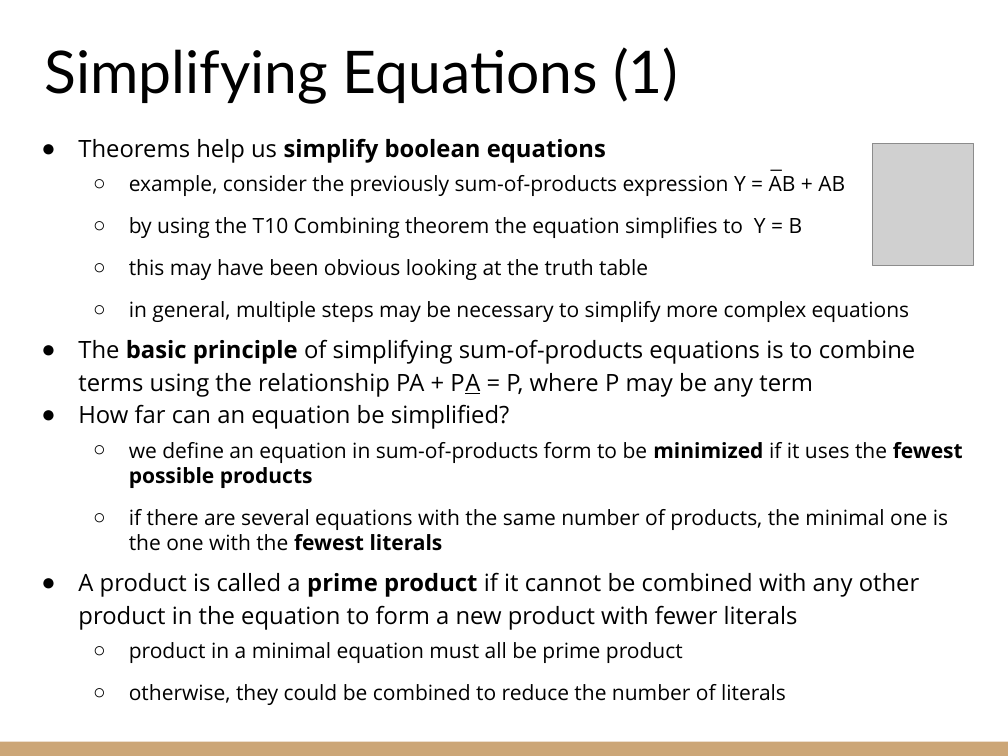
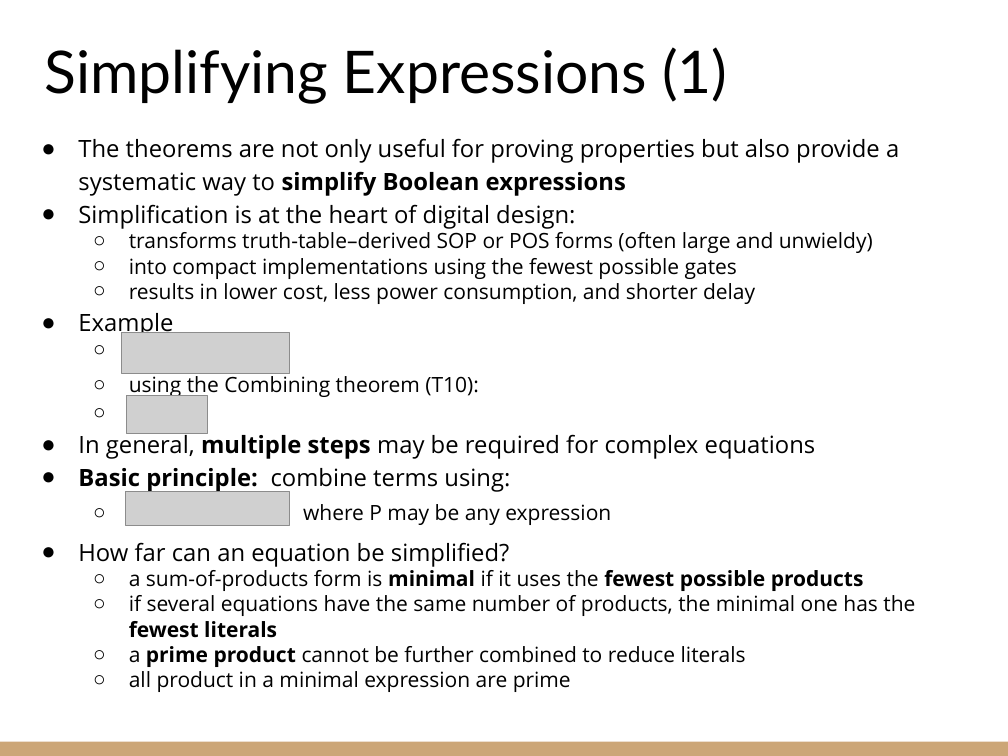
Before and after one commit to riccardoberta/esd, a slide deck: slide 18 of 05 - Boolean Algebra/slides.pptx. Drawn at 1008x756 pixels with LibreOffice and Linux fonts; fonts in the diff are those of the drawing; grey boxes stand for pictures. Boxes give left, top, right and bottom in pixels: in the first picture for what was removed or moved away, otherwise in the second. Text is boxed around its words. In the diff, an @@ line names an element or a change of style, - is before the commit and + after.

Commit message:
Boolean Algebra

```diff
--- a/05 - Boolean Algebra/slides.pptx
+++ b/05 - Boolean Algebra/slides.pptx
@@ title at bbox=[44, 47, 728, 104]: text changed @@
-Simplifying Equations (1)
+Simplifying Expressions (1)
@@ text at bbox=[78, 138, 899, 525]: text changed; size 15 to 17 pt @@
-● Theorems help us simplify boolean equations
-  ○ example, consider the previously sum-of-products expression Y = AB + AB
-  ○ by using the T10 Combining theorem the equation simplifies to Y = B
-  ○ this may have been obvious looking at the truth table
-  ○ in general, multiple steps may be necessary to simplify more complex equations
-● The basic principle of simplifying sum-of-products equations is to combine terms using the relationship PA + PA = P, where P may be any term
+● The theorems are not only useful for proving properties but also provide a systematic way to simplify Boolean expressions
+● Simplification is at the heart of digital design:
+  ○ transforms truth-table–derived SOP or POS forms (often large and unwieldy)
+  ○ into compact implementations using the fewest possible gates
+  ○ results in lower cost, less power consumption, and shorter delay
+● Example
+  ○ using the Combining theorem (T10):
+● In general, multiple steps may be required for complex equations
+● Basic principle: combine terms using:
+  ○ where P may be any expression
@@ text removed at bbox=[761, 143, 792, 177] @@
-_
@@ picture removed at bbox=[872, 143, 973, 265] @@
@@ picture added at bbox=[122, 333, 290, 373] @@
@@ picture added at bbox=[126, 395, 208, 433] @@
@@ picture added at bbox=[126, 492, 289, 525] @@
@@ text at bbox=[129, 566, 915, 692]: text changed @@
-  ○ we define an equation in sum-of-products form to be minimized if it uses the fewest possible products
-  ○ if there are several equations with the same number of products, the minimal one is the one with the fewest literals
-● A product is called a prime product if it cannot be combined with any other product in the equation to form a new product with fewer literals
-  ○ product in a minimal equation must all be prime product
-  ○ otherwise, they could be combined to reduce the number of literals
+  ○ a sum-of-products form is minimal if it uses the fewest possible products
+  ○ if several equations have the same number of products, the minimal one has the fewest literals
+  ○ a prime product cannot be further combined to reduce literals
+  ○ all product in a minimal expression are prime
```
Also in this commit, not shown: 22 other slides changed, 2 slides added, 6 slides removed, 7 other files.
